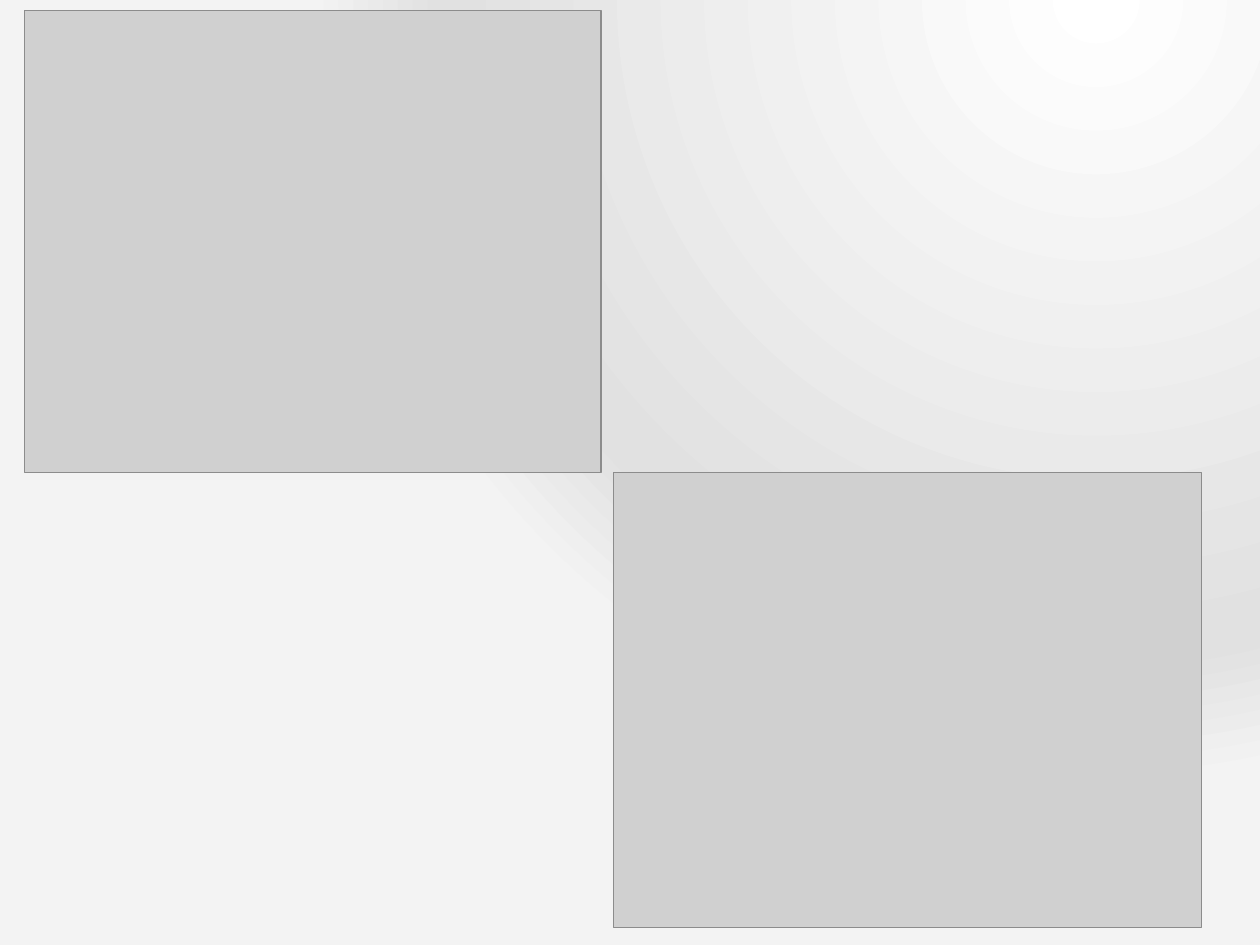
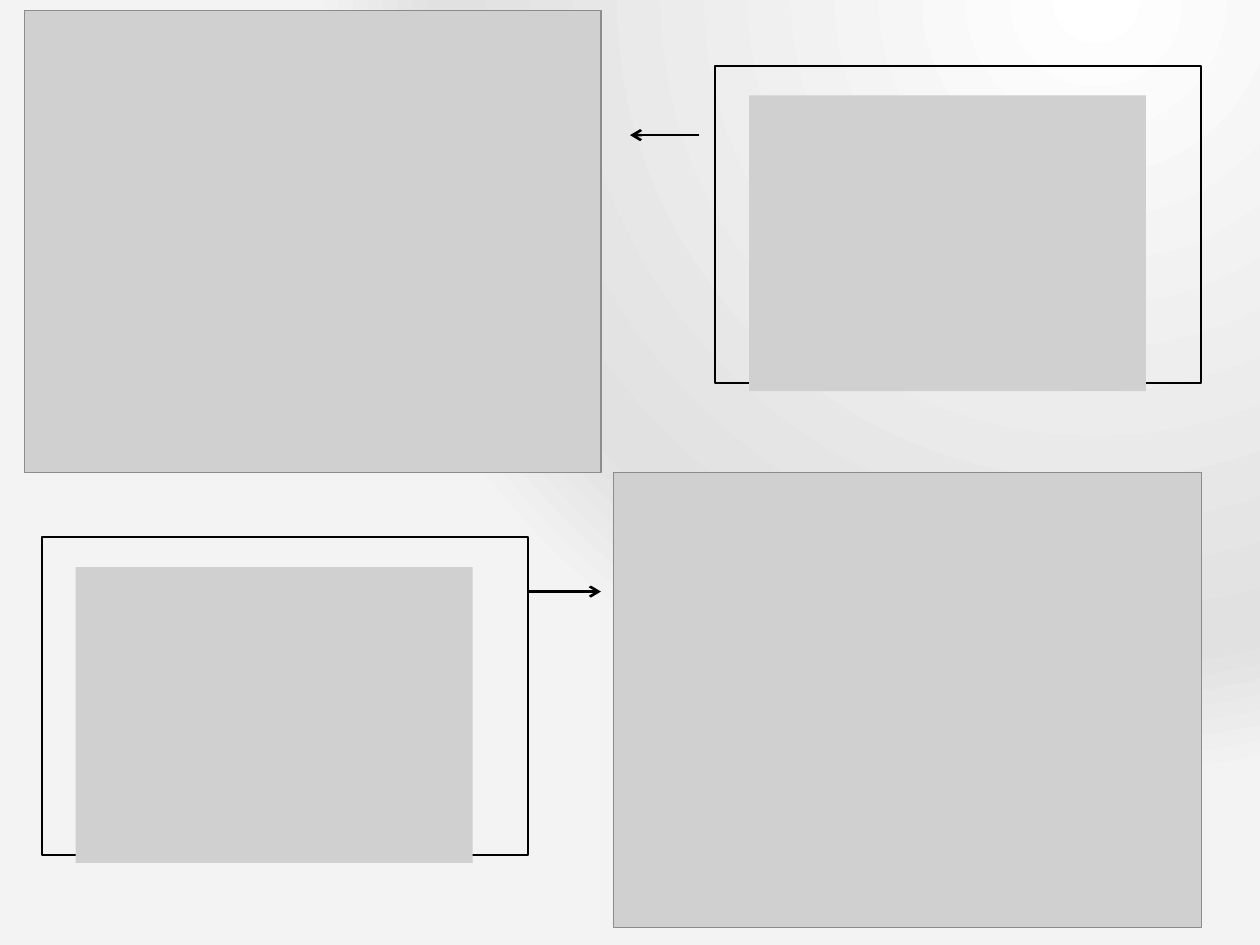
Before and after one commit to pugliese/Labo-3, a slide deck: slide 8 of Practica-Especial-Presentacion.pptx. Drawn at 1260x945 pixels with LibreOffice and Linux fonts; fonts in the diff are those of the drawing; grey boxes stand for pictures; background and template pictures are left out. Boxes give left, top, right and bottom in pixels: in the first picture for what was removed or moved away, otherwise in the second. Text is boxed around its words. In the diff, an @@ line names an element or a change of style, - is before the commit and + after.

```diff
--- a/Practica-Especial-Presentacion.pptx
+++ b/Practica-Especial-Presentacion.pptx
@@ rectangle added at [716,66,1202,383], outline #000000 1.25 pt @@
@@ picture added at [748,96,1145,392] @@
@@ arrow added from (699, 135) to (630, 135), #000000 1.5 pt @@
@@ rectangle added at [42,537,528,854], outline #000000 1.25 pt @@
@@ picture added at [76,567,472,863] @@
@@ arrow added from (528, 591) to (601, 591), #000000 1.5 pt @@
```
Also in this commit, not shown: 4 other slides changed, 7 slides added, 7 slides removed, 1 other file.
